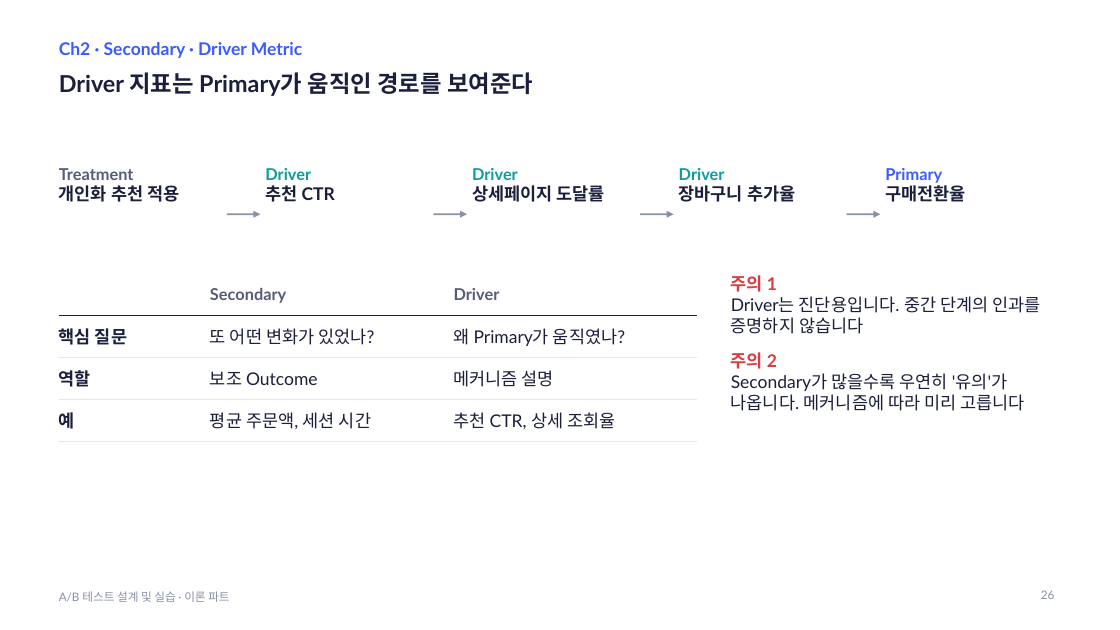
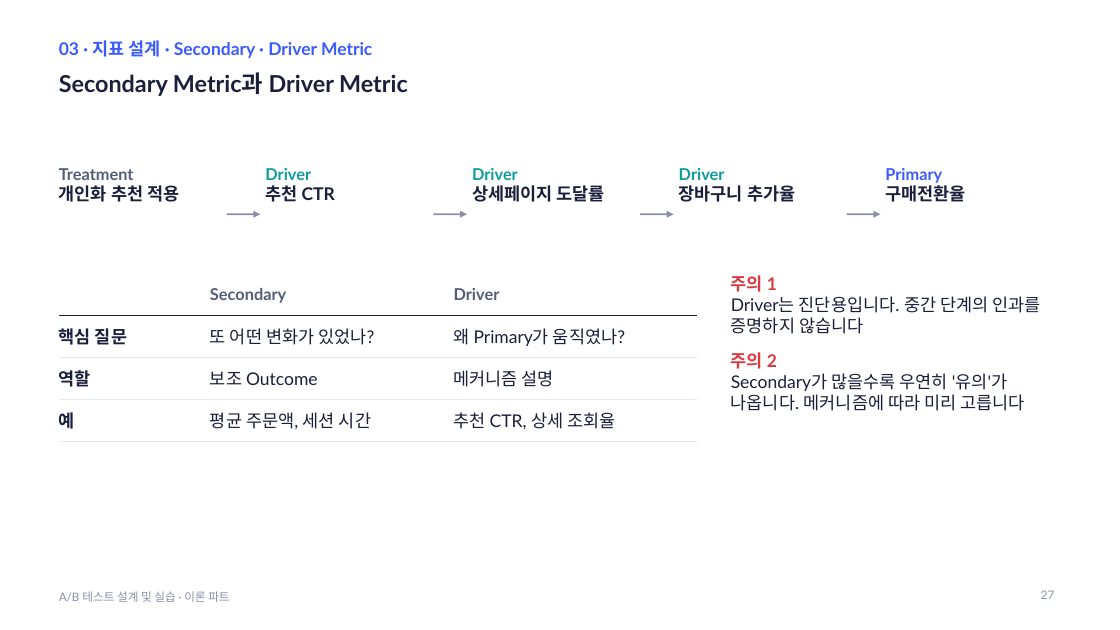
Before and after one commit to kkamret/quickmart-lab-rats, a slide deck: slide 27 of docs/lecture/ab-testing-theory.pptx (slide 26 before the commit). Drawn at 1120x630 pixels with LibreOffice and Linux fonts; fonts in the diff are those of the drawing. Boxes give left, top, right and bottom in pixels: in the first picture for what was removed or moved away, otherwise in the second. Text is boxed around its words. In the diff, an @@ line names an element or a change of style, - is before the commit and + after.

```diff
--- a/docs/lecture/ab-testing-theory.pptx
+++ b/docs/lecture/ab-testing-theory.pptx
@@ text at <box>59,40,372,58</box>: text changed @@
-Ch2 · Secondary · Driver Metric
+03 · 지표 설계 · Secondary · Driver Metric
@@ title at <box>59,72,408,96</box>: text changed @@
-Driver 지표는 Primary가 움직인 경로를 보여준다
+Secondary Metric과 Driver Metric
@@ page number at <box>1041,590,1054,599</box>: text changed @@
-26
+27
```
Also in this commit, not shown: 73 other slides changed, 3 slides added, 4 slides removed, 2 other files.
